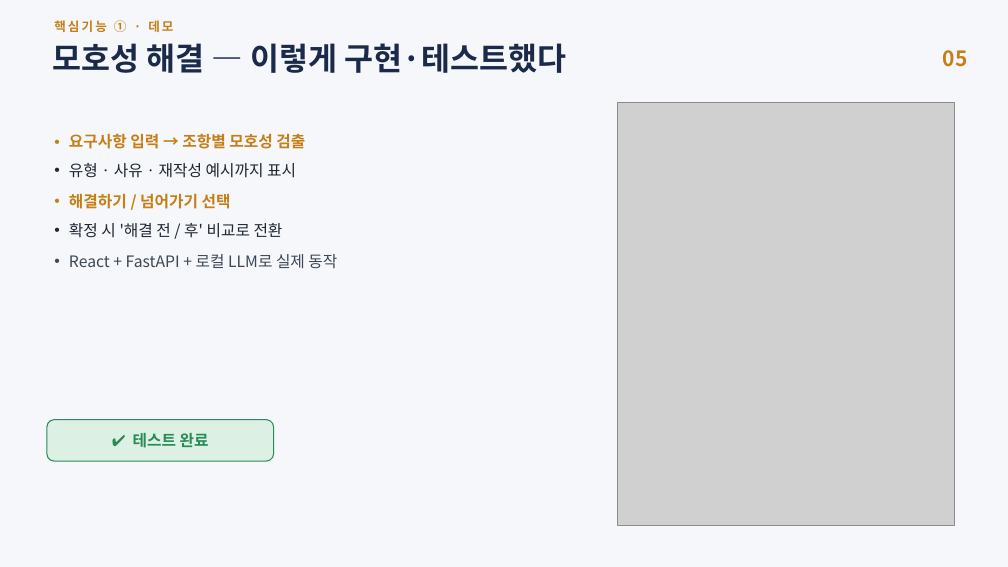
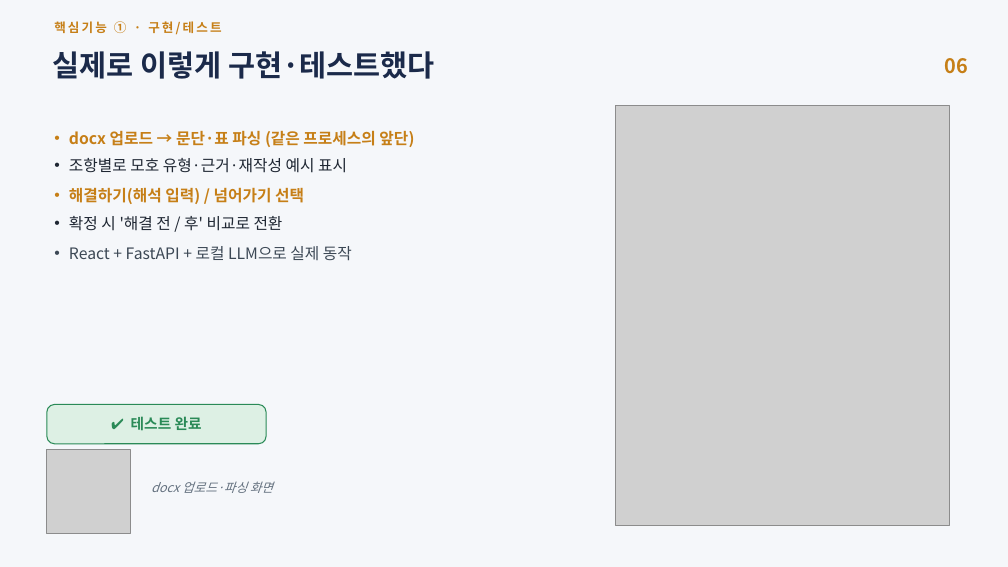
Before and after one commit to jihunhan98/semes-superrookie, a slide deck: slide 6 of docs/진행공유_요구사항자동화.pptx (slide 5 before the commit). Drawn at 1008x567 pixels with LibreOffice and Linux fonts; fonts in the diff are those of the drawing; grey boxes stand for pictures. Boxes give left, top, right and bottom in pixels: in the first picture for what was removed or moved away, otherwise in the second. Text is boxed around its words. In the diff, an @@ line names an element or a change of style, - is before the commit and + after.

```diff
--- a/docs/진행공유_요구사항자동화.pptx
+++ b/docs/진행공유_요구사항자동화.pptx
@@ text at box(54, 21, 221, 35): text changed @@
-핵심기능 ① · 데모
+핵심기능 ① · 구현/테스트
@@ text at box(53, 51, 434, 79): text changed; size 30 to 28 pt @@
-모호성 해결 — 이렇게 구현·테스트했다
+실제로 이렇게 구현·테스트했다
@@ text removed at box(943, 50, 968, 67) @@
-05
@@ text added at box(944, 58, 967, 74), 19 pt, text #C67F17, bold @@
+06
@@ picture: place and size @@
-picture at box(618, 102, 955, 526)
+picture at box(616, 106, 950, 526)
@@ text at box(69, 130, 414, 204): text changed @@
-• 요구사항 입력 → 조항별 모호성 검출
-• 유형 · 사유 · 재작성 예시까지 표시
-• 해결하기 / 넘어가기 선택
+• docx 업로드 → 문단·표 파싱 (같은 프로세스의 앞단)
+• 조항별로 모호 유형·근거·재작성 예시 표시
+• 해결하기(해석 입력) / 넘어가기 선택
@@ text at box(69, 216, 283, 231): less space between paragraphs @@
@@ text at box(69, 246, 352, 261): text changed @@
-• React + FastAPI + 로컬 LLM로 실제 동작
+• React + FastAPI + 로컬 LLM으로 실제 동작
@@ text "✔ 테스트 완료": place and size @@
-text "✔ 테스트 완료" at box(133, 433, 209, 448)
+text "✔ 테스트 완료" at box(131, 416, 202, 431)
@@ text "✔ 테스트 완료" at box(131, 416, 202, 431): size 15 to 14 pt @@
@@ rounded rectangle: place and size @@
-rounded rectangle at box(47, 420, 274, 461)
+rounded rectangle at box(47, 405, 266, 444)
@@ rounded rectangle at box(47, 405, 266, 444): proportions changed @@
@@ picture added at box(47, 450, 130, 533) @@
@@ text added at box(151, 481, 273, 493), 12 pt, text #63707E, italic @@
+docx 업로드·파싱 화면
```
Also in this commit, not shown: 5 other slides changed, 5 slides added, 4 slides removed, 3 other files.
